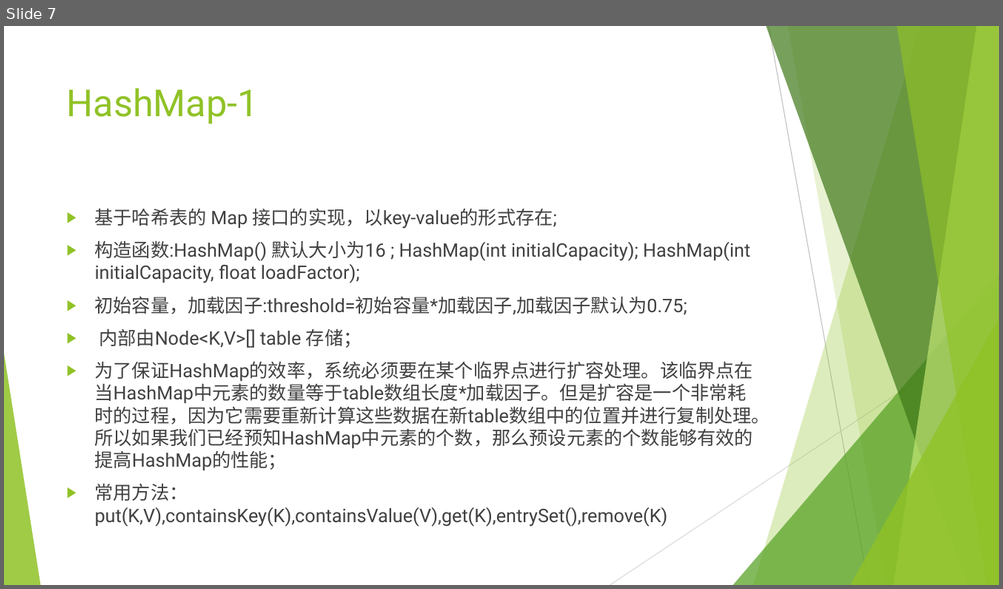
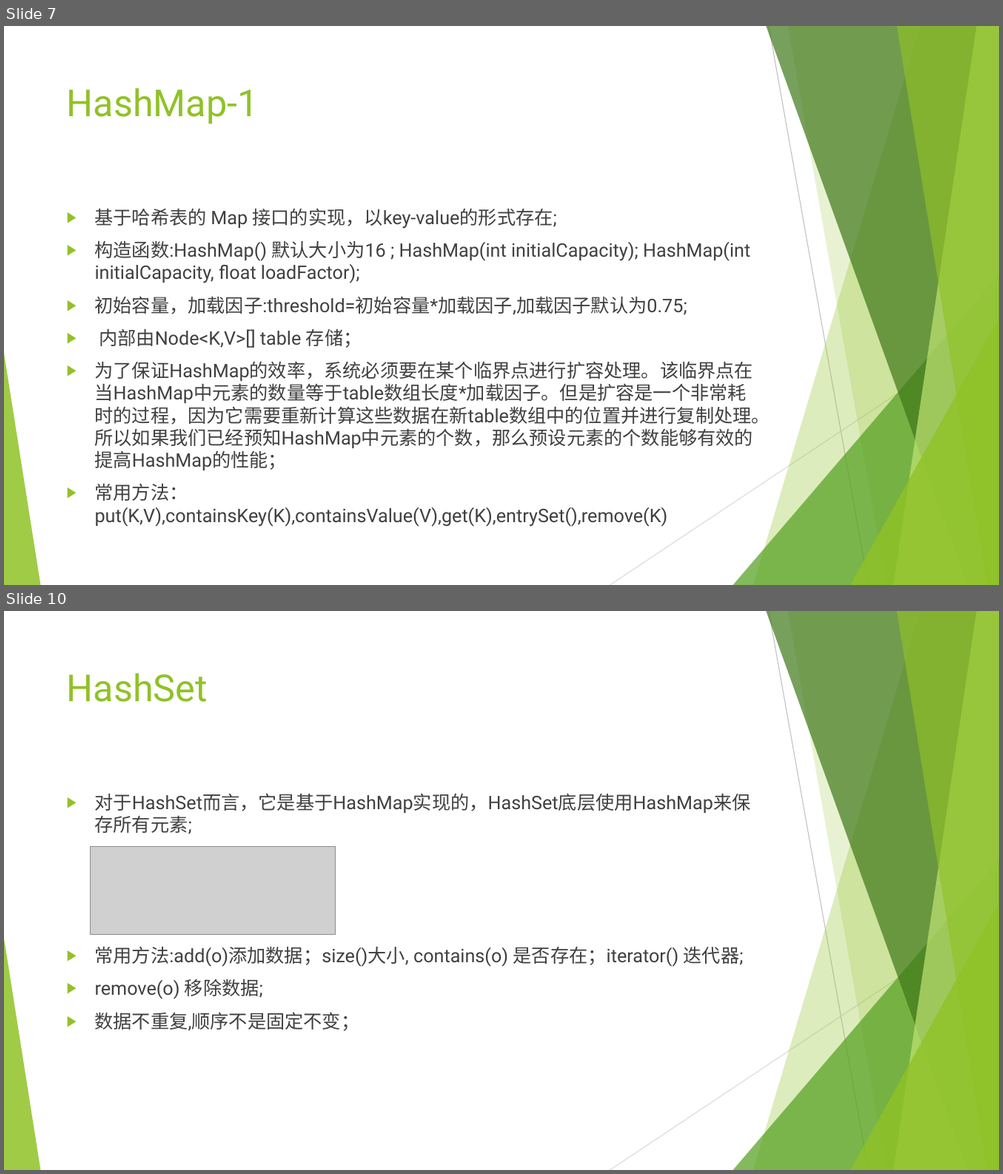
Before and after one commit to mrzhangs1015916/javaLearn, a slide deck: src/mapAndSet/JAVA集合类学习.pptx. Shown one above the other, each under a label of ours: slide 7 before the commit, slides 7 and 10 after it; the slides between them are not shown. The pictures are 1003x589 and 1003x1174 pixels, drawn with LibreOffice and Linux fonts; fonts in the diff are those of the drawing; grey boxes stand for pictures. Boxes give left, top, right and bottom in pixels: in the first picture for what was removed or moved away, otherwise in the second. Text is boxed around its words. In the diff, an @@ line names an element or a change of style, - is before the commit and + after.

```diff
--- a/src/mapAndSet/JAVA集合类学习.pptx
+++ b/src/mapAndSet/JAVA集合类学习.pptx
@@ slide 10 added at (x1=4, y1=611, x2=999, y2=1170), background #FFFFFF; not listed: 10 template elements that a slide beside it also shows @@
@@ title added at (x1=67, y1=673, x2=208, y2=702), 36 pt, text #90C226 @@
+HashSet
@@ text added at (x1=95, y1=794, x2=751, y2=1031), 18 pt, text #404040 @@
+▶ 对于HashSet而言，它是基于HashMap实现的，HashSet底层使用HashMap来保存所有元素;
+▶ 常用方法:add(o)添加数据；size()大小, contains(o) 是否存在；iterator() 迭代器;
+▶ remove(o) 移除数据;
+▶ 数据不重复,顺序不是固定不变；
@@ picture added at (x1=91, y1=847, x2=336, y2=935) @@
```
Also in this commit, not shown: 4 other slides added, 1 slide removed, 5 other files.
